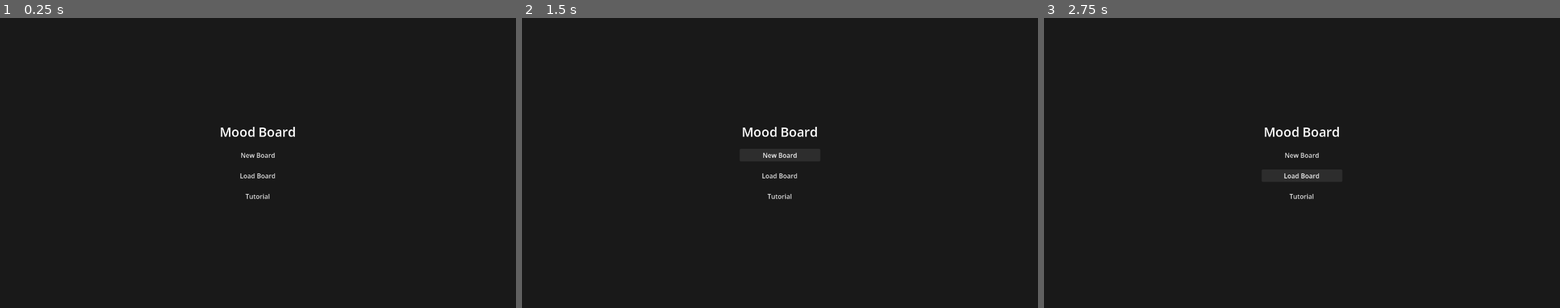
Above: before the commit, frames 1-3 (left to right).
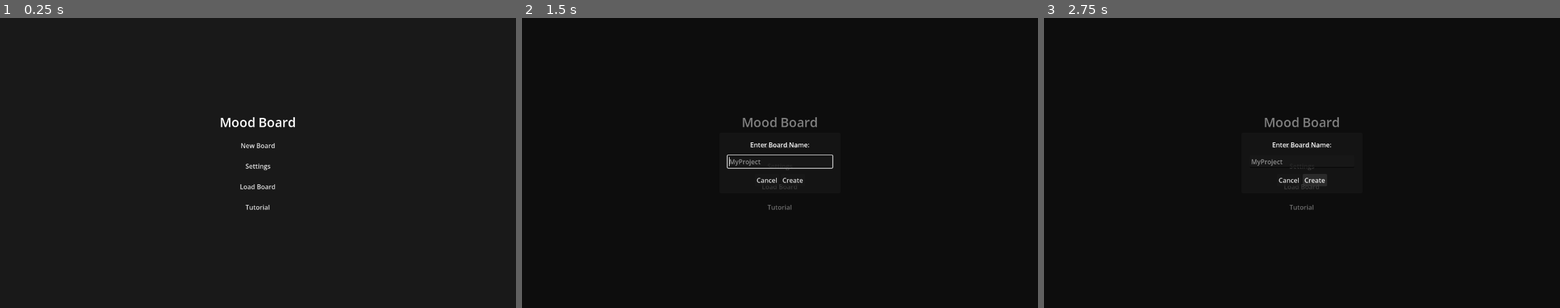
Above: after the commit, the same moments.

Repository: Asderek/MoodBoard
Game: Godot game, scene res://Scenes/MainMenu.tscn
Same seed, same stepped clock (60 frames per second), same inputs: the game is played once before the commit and once after it.
Inputs (mouse positions are in pixels of both pictures, inside the frame that each line leads up to):
- Up to frame 1 (0.25 s): no input
- Up to frame 2 (1.5 s): click "New Board" at 0.5 s; click "New Board" at 1.25 s
- Up to frame 3 (2.75 s): click (1312, 180) at 2 s, where only the run after the commit has a clickable "Create"

The runs differ from the first frame. In frame 1, 0.9% of the frame differs, in the area x 42-58%, y 34-67%; in frame 2, 1.4%, in the area x 39-61%, y 34-67%; in frame 3, 1.3%.
Error before the commit: Parse Error: Value of type "PanelContainer" cannot be assigned to a variable of type "Panel". (res://Scripts/MainMenu.gd:80)

Commit message:
Fix type mismatch for settings_panel

Diff:
--- a/Scripts/MainMenu.gd
+++ b/Scripts/MainMenu.gd
@@ -73,7 +73,7 @@
 	_setup_settings_panel()
 
 # --- SETTINGS LOGIC ---
-var settings_panel: Panel = null
+var settings_panel: PanelContainer = null
 var bg_option_btn: OptionButton = null
 
 func _setup_settings_panel():
